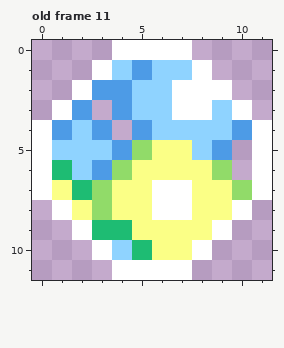
Two states of a pixel-art file, games/Phaser-Snake-Game/public/assets/sprites/atomicPickup01.aseprite. Above is the file before it was changed.
12x12 pixels, 22 frames. Colours within 5 levels of each other are drawn and written as one. Shown: old frame 11. The commit also changed other frames, which this record leaves out.
Now the later version:
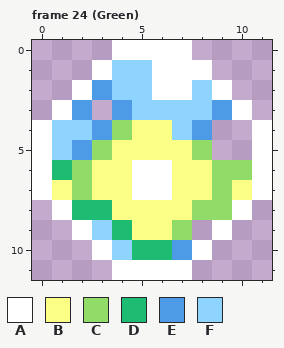
Palette (. is transparent): A #ffffff  B #fbff86  C #91db69  D #1ebc73  E #4d9be6  F #8fd3ff
The edit:
frames 22 -> 24
Frame 24 (Green) against old frame 11, layers "boundary", "bg fill":
Colour A replaces colour B in row 6 at x 5 to 6; in row 7 at x 5.
Colour A replaces colour F in row 1 at x 6 to 7; in row 2 at x 6.
Colour B replaces colour A in row 7 at x 7; in row 8 at x 6 to 7.
Colour B replaces colour C in row 5 at x 5; in row 6 at x 4; in row 7 at x 3 and 10.
Colour B replaces colour E in row 4 at x 5; in row 5 at x 4; in row 6 at x 3.
Colour B replaces colour F in row 4 at x 6.
Colour C is added in row 4 at x 4; in row 6 at x 10.
Colour C replaces colour B in row 7 at x 9; in row 8 at x 8 to 9; in row 9 at x 7.
Colour C replaces colour D in row 7 at x 2.
Colour C replaces colour F in row 5 at x 3 and 8; in row 6 at x 2.
Colour D replaces colour B in row 8 at x 2; in row 10 at x 6.
Colour D replaces colour C in row 8 at x 3.
Colour E replaces colour B in row 10 at x 7.
Colour E replaces colour F in row 3 at x 9; in row 4 at x 8; in row 5 at x 2.
Colour F replaces colour A in row 2 at x 8; in row 3 at x 7 to 8.
Colour F replaces colour D in row 9 at x 3.
Colour F replaces colour E in row 1 at x 5; in row 2 at x 4; in row 4 at x 1.
Colour B is removed in row 9 at x 8.
Colour E is removed in row 4 at x 10; in row 5 at x 9.
Colour F is removed in row 4 at x 9.
Changed places in both pictures, as pixel boxes (x1, y1, x2, y2):
changed: (52, 60, 252, 260)
